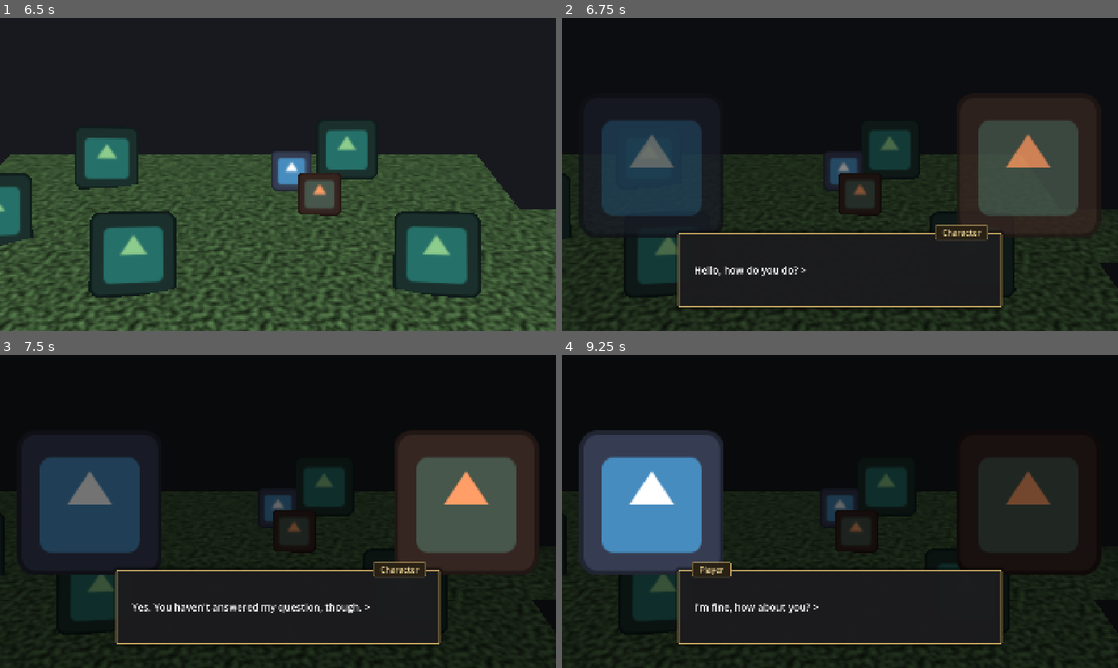
Above: before the commit, frames 1-4 (two rows, left to right).
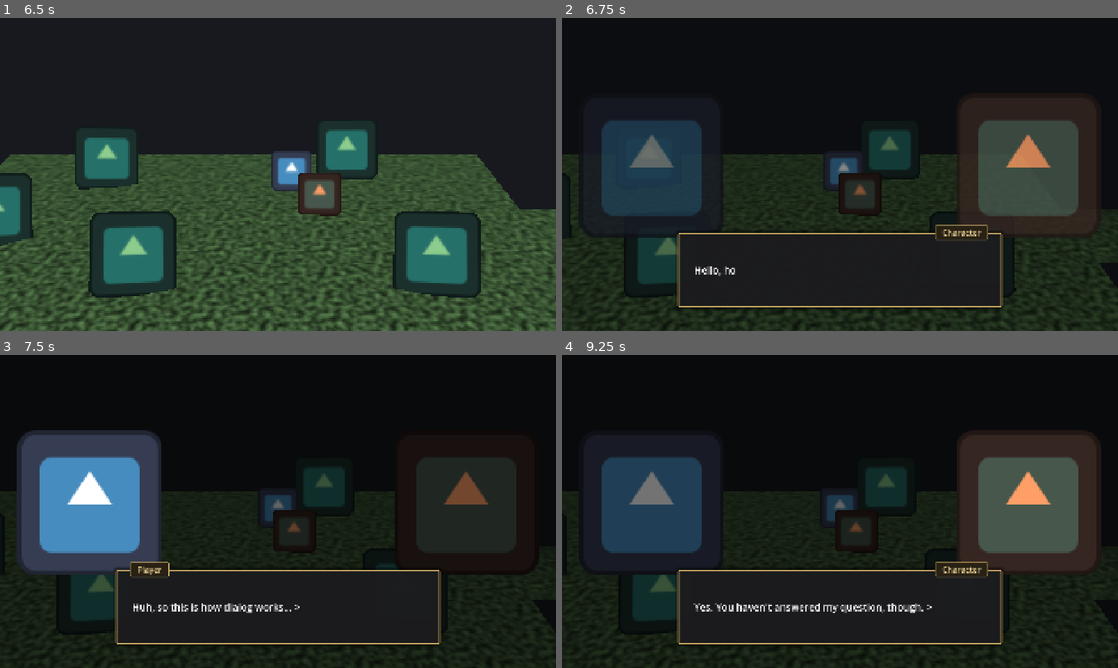
Above: after the commit, the same moments.

Repository: SAFirmansyah/TheMourningAfter-Game
Game: Godot game, scene res://scenes/world/world.tscn
Two runs of this game, one before a commit and one after it. Both use one fixed random seed, a clock stepped at 60 frames per second and the inputs below. The engine's default icon, where the game draws it, is replaced by a stand-in: a white triangle on a blue panel in a dark square.
Inputs (mouse positions are in pixels of both pictures, inside the frame that each line leads up to):
- Up to frame 1 (6.5 s): tap Enter at 0.5 s; move the mouse to (250, 237) at 0.52 s; press the mouse at (250, 237) at 0.53 s; hold W (move_up) 0.53-2.03 s; move the mouse to (444, 221) at 1.27 s; release the mouse at (444, 221) at 1.28 s; tap Space (dash) at 1.35, 5.85 s; move the mouse to (111, 127) at 2.02 s; hold E (interact) 2.03-2.78 s; hold A (move_left) 2.03-3.53 s; move the mouse to (305, 174) at 2.77 s; click (305, 174) at 2.85 s; move the mouse to (194, 96) at 3.52 s; hold S (move_down) 3.53-4.28 s; hold Space (dash) 3.53-4.28 s; move the mouse to (400, 158) at 4.27 s; hold D (move_right) 4.28-5.03 s; tap E (interact) at 4.35 s; move the mouse to (166, 190) at 5.02 s; press the mouse at (166, 190) at 5.03 s; hold W (move_up) 5.03-5.78 s; move the mouse to (333, 105) at 5.77 s; release the mouse at (333, 105) at 5.78 s; hold D (move_right) from 5.78 s (still down)
- Up to frame 2 (6.75 s): keep holding D (move_right); move the mouse to (812, 237) at 6.52 s; hold E (interact) from 6.53 s (still down)
- Up to frame 3 (7.5 s): keep holding D (move_right); tap Space (dash) at 7.25 s; move the mouse to (444, 558) at 7.27 s; release E (interact) at 7.28 s; click (444, 558) at 7.35 s
- Up to frame 4 (9.25 s): tap Enter at 8 s; move the mouse to (673, 464) at 8.02 s; release D (move_right) at 8.03 s; hold S (move_down) 8.03-8.78 s; hold Space (dash) 8.03-8.78 s; move the mouse to (867, 511) at 8.77 s; hold A (move_left) from 8.78 s (still down); tap E (interact) at 8.85 s

Frame 1 is identical in both runs. In frame 2, 0.2% of the frame differs, in the area x 31-44%, y 79-83%; in frame 3, 23%; in frame 4, 23%, in the area x 3-97%, y 24-83%.

Commit message:
add: cutscene mechanic + streaming for text

Diff:
--- a/the-mourning-after/project.godot
+++ b/the-mourning-after/project.godot
@@ -67,7 +67,8 @@
 }
 advance_dialogue={
 "deadzone": 0.2,
-"events": [Object(InputEventMouseButton,"resource_local_to_s …(272 unchanged characters)… alse,"double_click":false,"script":null), Object(InputEventKey,"resource_local_to_scene":false,"resource_name":"","device":-1,"window_id":0,"alt_pressed":false,"shift_pressed":false,"ctrl_pressed":false,"meta_pressed":false,"pressed":false,"keycode":0,"physical_keycode":32,"key_label":0,"unicode":32,"location":0,"echo":false,"script":null)
+"events": [Object(InputEventMouseButton,"resource_local_to_s …(272 unchanged characters)… alse,"double_click":false,"script":null)
+, Object(InputEventKey,"resource_local_to_scene":false,"resource_name":"","device":-1,"window_id":0,"alt_pressed":false,"shift_pressed":false,"ctrl_pressed":false,"meta_pressed":false,"pressed":false,"keycode":0,"physical_keycode":32,"key_label":0,"unicode":32,"location":0,"echo":false,"script":null)
 ]
 }
 
--- /dev/null
+++ b/the-mourning-after/scenes/cutscenes/cutscene_caption.tscn
@@ -0,0 +1,44 @@
+[gd_scene format=3]
+
+[ext_resource type="Script" path="res://scripts/cutscenes/cutscene_caption.gd" id="1_caption"]
+[ext_resource type="Script" path="res://scripts/ui/streamed_label.gd" id="2_stream"]
+
+[sub_resource type="StyleBoxFlat" id="StyleBoxFlat_caption"]
+content_margin_left = 22.0
+content_margin_top = 8.0
+content_margin_right = 22.0
+content_margin_bottom = 8.0
+bg_color = Color(0.08, 0.08, 0.09, 0.85)
+border_width_left = 2
+border_width_top = 2
+border_width_right = 2
+border_width_bottom = 2
+border_color = Color(0.78, 0.66, 0.38, 0.9)
+corner_radius_top_left = 4
+corner_radius_top_right = 4
+corner_radius_bottom_right = 4
+corner_radius_bottom_left = 4
+
+[node name="CutsceneCaption" type="PanelContainer"]
+anchors_preset = 7
+anchor_left = 0.5
+anchor_top = 1.0
+anchor_right = 0.5
+anchor_bottom = 1.0
+offset_left = -120.0
+offset_top = -190.0
+offset_right = 120.0
+offset_bottom = -134.0
+grow_horizontal = 2
+grow_vertical = 0
+mouse_filter = 2
+theme_override_styles/panel = SubResource("StyleBoxFlat_caption")
+script = ExtResource("1_caption")
+
+[node name="Label" type="Label" parent="."]
+layout_mode = 2
+theme_override_font_sizes/font_size = 26
+text = "Caption line"
+horizontal_alignment = 1
+vertical_alignment = 1
+script = ExtResource("2_stream")
--- /dev/null
+++ b/the-mourning-after/scenes/cutscenes/test_cutscene.tscn
@@ -0,0 +1,105 @@
+[gd_scene format=3]
+
+[ext_resource type="Script" path="res://scripts/cutscenes/cutscene.gd" id="1_cutscene"]
+[ext_resource type="PackedScene" path="res://scenes/cutscenes/cutscene_caption.tscn" id="2_caption"]
+[ext_resource type="Script" path="res://scripts/cutscenes/caption_line.gd" id="3_line"]
+
+[sub_resource type="Resource" id="CaptionLine_1"]
+script = ExtResource("3_line")
+text = "This is how text looks in a cutscene..."
+hold_time = 2.0
+
+[sub_resource type="Resource" id="CaptionLine_2"]
+script = ExtResource("3_line")
+text = "It comes and goes automatically!"
+hold_time = 2.0
+
+[sub_resource type="Resource" id="CaptionLine_3"]
+script = ExtResource("3_line")
+text = "So the players better be playing attention."
+hold_time = 2.0
+
+[sub_resource type="Gradient" id="Gradient_rainbow"]
+offsets = PackedFloat32Array(0, 0.17, 0.33, 0.5, 0.67, 0.83, 1)
+colors = PackedColorArray(0.95, 0.2, 0.25, 1, 1, 0.55, 0.15, 1, 1, 0.9, 0.2, 1, 0.3, 0.85, 0.35, 1, 0.2, 0.6, 1, 1, 0.45, 0.3, 0.95, 1, 0.8, 0.3, 0.85, 1)
+
+[sub_resource type="GradientTexture2D" id="GradientTexture2D_rainbow"]
+gradient = SubResource("Gradient_rainbow")
+width = 1024
+height = 8
+
+[sub_resource type="Animation" id="Animation_reset"]
+length = 0.001
+tracks/0/type = "value"
+tracks/0/imported = false
+tracks/0/enabled = true
+tracks/0/path = NodePath("Rainbow:position")
+tracks/0/interp = 1
+tracks/0/loop_wrap = true
+tracks/0/keys = {
+"times": PackedFloat32Array(0),
+"transitions": PackedFloat32Array(1),
+"update": 0,
+"values": [Vector2(0, 0)]
+}
+
+[sub_resource type="Animation" id="Animation_play"]
+resource_name = "play"
+length = 16.0
+tracks/0/type = "value"
+tracks/0/imported = false
+tracks/0/enabled = true
+tracks/0/path = NodePath("Rainbow:position")
+tracks/0/interp = 1
+tracks/0/loop_wrap = true
+tracks/0/keys = {
+"times": PackedFloat32Array(0, 16),
+"transitions": PackedFloat32Array(1, 1),
+"update": 0,
+"values": [Vector2(0, 0), Vector2(-2880, 0)]
+}
+
+[sub_resource type="AnimationLibrary" id="AnimationLibrary_main"]
+_data = {
+&"RESET": SubResource("Animation_reset"),
+&"play": SubResource("Animation_play")
+}
+
+[node name="TestCutscene" type="CanvasLayer"]
+layer = 8
+script = ExtResource("1_cutscene")
+
+[node name="Background" type="ColorRect" parent="."]
+anchors_preset = 15
+anchor_right = 1.0
+anchor_bottom = 1.0
+grow_horizontal = 2
+grow_vertical = 2
+mouse_filter = 2
+color = Color(0.05, 0.05, 0.06, 1)
+
+[node name="Rainbow" type="TextureRect" parent="."]
+offset_right = 4800.0
+offset_bottom = 1080.0
+mouse_filter = 2
+texture = SubResource("GradientTexture2D_rainbow")
+expand_mode = 1
+stretch_mode = 0
+
+[node name="Title" type="Label" parent="."]
+offset_left = 60.0
+offset_top = 50.0
+offset_right = 760.0
+offset_bottom = 100.0
+theme_override_colors/font_color = Color(1, 1, 1, 0.5)
+theme_override_font_sizes/font_size = 28
+text = "Placeholder cutscene"
+
+[node name="Caption" parent="." instance=ExtResource("2_caption")]
+start_delay = 1.5
+lines = Array[ExtResource("3_line")]([SubResource("CaptionLine_1"), SubResource("CaptionLine_2"), SubResource("CaptionLine_3")])
+
+[node name="AnimationPlayer" type="AnimationPlayer" parent="."]
+libraries = {
+&"": SubResource("AnimationLibrary_main")
+}
--- a/the-mourning-after/scenes/rooms/room_a.tscn
+++ b/the-mourning-after/scenes/rooms/room_a.tscn
@@ -98,6 +98,7 @@
 transform = Transform3D(1, 0, 0, 0, 1, 0, 0, 0, 1, 12, 0, 0)
 target_room = "res://scenes/rooms/room_b.tscn"
 target_entry = &"West"
+cutscene = "res://scenes/cutscenes/test_cutscene.tscn"
 
 [node name="Interactable" parent="Props/Prop2" instance=ExtResource("5_interact")]
 lines = PackedStringArray("This interaction opens up a textbox!")
--- a/the-mourning-after/scenes/ui/interaction_hud.tscn
+++ b/the-mourning-after/scenes/ui/interaction_hud.tscn
@@ -2,6 +2,7 @@
 
 [ext_resource type="Script" path="res://scripts/ui/interaction_hud.gd" id="1_hud"]
 [ext_resource type="Texture2D" path="res://icon.svg" id="2_icon"]
+[ext_resource type="Script" path="res://scripts/ui/streamed_label.gd" id="3_stream"]
 
 [sub_resource type="StyleBoxFlat" id="StyleBoxFlat_prompt"]
 content_margin_left = 22.0
@@ -162,6 +163,7 @@
 text = "Sample dialogue text appears here, wrapping across the width of the box like the narrator text in Hades. >"
 vertical_alignment = 1
 autowrap_mode = 3
+script = ExtResource("3_stream")
 
 [node name="NameTag" type="PanelContainer" parent="Dialogue"]
 layout_mode = 1
--- /dev/null
+++ b/the-mourning-after/scripts/cutscenes/caption_line.gd
@@ -0,0 +1,6 @@
+class_name CaptionLine
+extends Resource
+## One line of a cutscene caption.
+
+@export_multiline var text := ""
+@export var hold_time := 2.0 # TUNE: seconds the line stays after it finishes typing
--- /dev/null
+++ b/the-mourning-after/scripts/cutscenes/cutscene.gd
@@ -0,0 +1,26 @@
+class_name Cutscene
+extends CanvasLayer
+## Base for cutscenes. Plays its AnimationPlayer's animation and any CutsceneCaptions,
+## then emits `finished` once both are done.
+## Gameplay is paused while a cutscene plays; this node keeps running.
+
+signal finished
+
+@export var animation_name: StringName = &"play"
+
+@onready var animation_player: AnimationPlayer = get_node_or_null(^"AnimationPlayer")
+
+
+func play() -> void:
+	var captions: Array[CutsceneCaption] = []
+	for node in find_children("*", "", true, false):
+		if node is CutsceneCaption:
+			captions.append(node)
+			node.start()
+	if animation_player and animation_player.has_animation(animation_name):
+		animation_player.play(animation_name)
+		await animation_player.animation_finished
+	for caption in captions:
+		if caption.is_running():
+			await caption.done
+	finished.emit()
--- /dev/null
+++ b/the-mourning-after/scripts/cutscenes/cutscene_caption.gd
@@ -0,0 +1,55 @@
+class_name CutsceneCaption
+extends PanelContainer
+## Small caption box for cutscenes. Waits `start_delay`, types each line, holds it, then hides.
+## Started automatically by the Cutscene it sits in.
+
+signal done
+
+@export var start_delay := 1.0 # TUNE: seconds after the cutscene starts before the box appears
+@export var fade_time := 0.2 # TUNE: box fade in/out (s)
+@export var lines: Array[CaptionLine] = []
+
+@onready var label: StreamedLabel = $Label
+
+var _running := false
+
+
+func _ready() -> void:
+	if not Engine.is_editor_hint():
+		hide()
+
+
+func is_running() -> bool:
+	return _running
+
+
+func start() -> void:
+	if lines.is_empty():
+		return
+	_running = true
+	await _wait(start_delay)
+	modulate.a = 0.0
+	show()
+	label.stream(lines[0].text)
+	_fade(1.0)
+	for i in lines.size():
+		if i > 0:
+			label.stream(lines[i].text)
+		if label.is_streaming():
+			await label.stream_finished
+		await _wait(lines[i].hold_time)
+	await _fade(0.0)
+	hide()
+	_running = false
+	done.emit()
+
+
+func _wait(seconds: float) -> void:
+	if seconds > 0.0:
+		await get_tree().create_timer(seconds, true).timeout
+
+
+func _fade(alpha: float) -> void:
+	var tween := create_tween()
+	tween.tween_property(self, "modulate:a", alpha, fade_time)
+	await tween.finished
--- a/the-mourning-after/scripts/ui/interaction_hud.gd
+++ b/the-mourning-after/scripts/ui/interaction_hud.gd
@@ -16,7 +16,7 @@
 @onready var prompt: Control = $Prompt
 @onready var prompt_label: Label = $Prompt/Label
 @onready var dialogue: Control = $Dialogue
-@onready var dialogue_label: Label = $Dialogue/Box/Label
+@onready var dialogue_label: StreamedLabel = $Dialogue/Box/Label
 @onready var name_tag: Control = $Dialogue/NameTag
 @onready var name_label: Label = $Dialogue/NameTag/Label
 
@@ -90,6 +90,9 @@
 
 
 func _advance() -> void:
+	if dialogue_label.is_streaming():
+		dialogue_label.skip()
+		return
 	_page += 1
 	if _page >= _active.page_count():
 		_close()
@@ -111,7 +114,7 @@
 		text = _active.lines[_page]
 	if _page < _active.page_count() - 1:
 		text += more_marker
-	dialogue_label.text = text
+	dialogue_label.stream(text)
 
 
 func _close() -> void:
--- /dev/null
+++ b/the-mourning-after/scripts/ui/streamed_label.gd
@@ -0,0 +1,43 @@
+class_name StreamedLabel
+extends Label
+## Label that types its text out character by character.
+
+signal stream_finished
+
+@export var chars_per_second := 45.0 # TUNE: typing speed (characters per second)
+
+var _progress := 0.0
+var _streaming := false
+
+
+func stream(new_text: String) -> void:
+	text = new_text
+	visible_characters = 0
+	_progress = 0.0
+	_streaming = true
+	if new_text.is_empty():
+		_finish()
+
+
+func skip() -> void:
+	if _streaming:
+		_finish()
+
+
+func is_streaming() -> bool:
+	return _streaming
+
+
+func _process(delta: float) -> void:
+	if not _streaming:
+		return
+	_progress += delta * chars_per_second
+	visible_characters = int(_progress)
+	if visible_characters >= get_total_character_count():
+		_finish()
+
+
+func _finish() -> void:
+	visible_characters = -1
+	_streaming = false
+	stream_finished.emit()
--- a/the-mourning-after/scripts/world/path_exit.gd
+++ b/the-mourning-after/scripts/world/path_exit.gd
@@ -6,6 +6,7 @@
 
 @export_file("*.tscn") var target_room := ""
 @export var target_entry: StringName = &"" # PathExit node name in the target room
+@export_file("*.tscn") var cutscene := "" # optional: plays between leaving and arriving
 
 @onready var spawn_point: Marker3D = $Spawn
 @onready var path_mesh: MeshInstance3D = $PathMesh
--- a/the-mourning-after/scripts/world/room.gd
+++ b/the-mourning-after/scripts/world/room.gd
@@ -2,7 +2,7 @@
 extends Node3D
 ## One room. Forwards its path exits to the world.
 
-signal exit_requested(target_room: String, target_entry: StringName, exit_direction: Vector3)
+signal exit_requested(target_room: String, target_entry: StringName, exit_direction: Vector3, cutscene: String)
 
 @export var ground_tint := Color.WHITE
 
@@ -12,7 +12,7 @@
 	for exit in get_exits():
 		exit.path_mesh.set_instance_shader_parameter("tint", ground_tint)
 		exit.player_entered.connect(func() -> void:
-			exit_requested.emit(exit.target_room, exit.target_entry, exit.outward_direction()))
+			exit_requested.emit(exit.target_room, exit.target_entry, exit.outward_direction(), exit.cutscene))
 
 
 func get_exits() -> Array[PathExit]:
--- a/the-mourning-after/scripts/world/world.gd
+++ b/the-mourning-after/scripts/world/world.gd
@@ -1,6 +1,6 @@
 class_name World
 extends Node3D
-## Holds the player and camera; swaps rooms when a path exit is entered.
+## Holds the player and camera; swaps rooms when a path exit is entered; plays cutscenes.
 ## Starts in whichever room is placed under Rooms.
 
 @export var fade_time := 0.35 # TUNE: fade to/from black per room change (s)
@@ -12,6 +12,7 @@
 
 var current_room: Room
 var _transitioning := false
+var _in_cutscene := false
 
 
 func _ready() -> void:
@@ -21,14 +22,38 @@
 			return
 
 
-func _on_exit_requested(target_room: String, target_entry: StringName, exit_direction: Vector3) -> void:
-	if _transitioning:
+## Plays a cutscene scene (a Cutscene root) over everything, pausing gameplay.
+## Callable from any trigger: story beats, room changes, first launch, etc.
+func play_cutscene(path: String, fade_back_in := true) -> void:
+	if _in_cutscene:
+		return
+	_in_cutscene = true
+	var cutscene: Cutscene = (load(path) as PackedScene).instantiate()
+	cutscene.process_mode = Node.PROCESS_MODE_ALWAYS
+	if fade.color.a < 1.0:
+		await _fade_to(1.0)
+	get_tree().paused = true
+	add_child(cutscene)
+	await _fade_to(0.0)
+	await cutscene.play()
+	await _fade_to(1.0)
+	cutscene.queue_free()
+	get_tree().paused = false
+	_in_cutscene = false
+	if fade_back_in:
+		await _fade_to(0.0)
+
+
+func _on_exit_requested(target_room: String, target_entry: StringName, exit_direction: Vector3, cutscene: String) -> void:
+	if _transitioning or _in_cutscene:
 		return
 	_transitioning = true
 	player.input_enabled = false
 	player.forced_input = Vector2(exit_direction.x, exit_direction.z)
 	await _fade_to(1.0)
 	_load_room(target_room, target_entry)
+	if cutscene != "":
+		await play_cutscene(cutscene, false)
 	await _fade_to(0.0)
 	player.forced_input = Vector2.ZERO
 	player.input_enabled = true
@@ -59,6 +84,6 @@
 
 
 func _fade_to(alpha: float) -> void:
-	var tween := create_tween()
+	var tween := create_tween().set_pause_mode(Tween.TWEEN_PAUSE_PROCESS)
 	tween.tween_property(fade, "color:a", alpha, fade_time)
 	await tween.finished
Not shown, added: the-mourning-after/scripts/cutscenes/caption_line.gd.uid
Not shown, added: the-mourning-after/scripts/cutscenes/cutscene.gd.uid
Not shown, added: the-mourning-after/scripts/cutscenes/cutscene_caption.gd.uid
Not shown, added: the-mourning-after/scripts/ui/streamed_label.gd.uid
